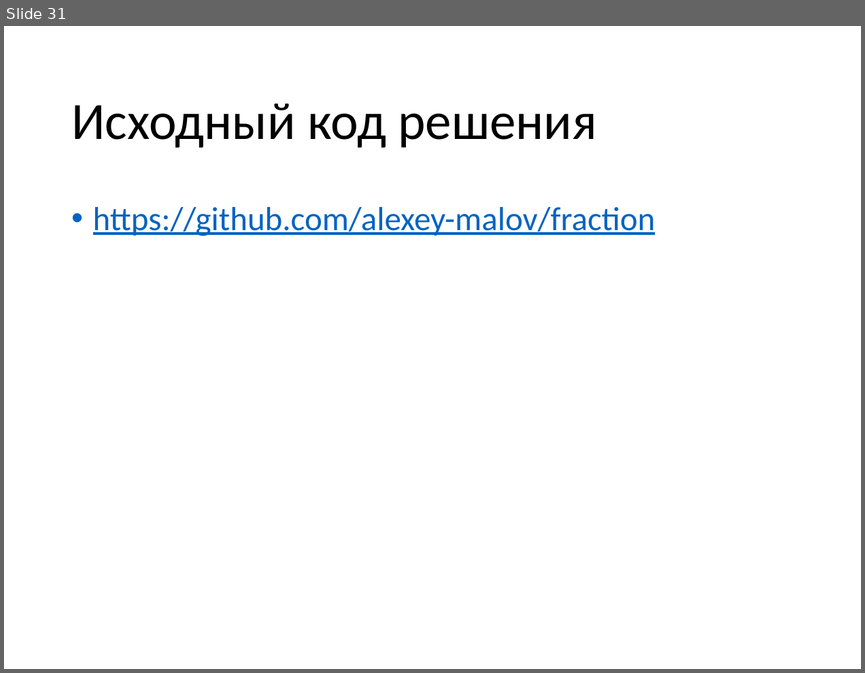
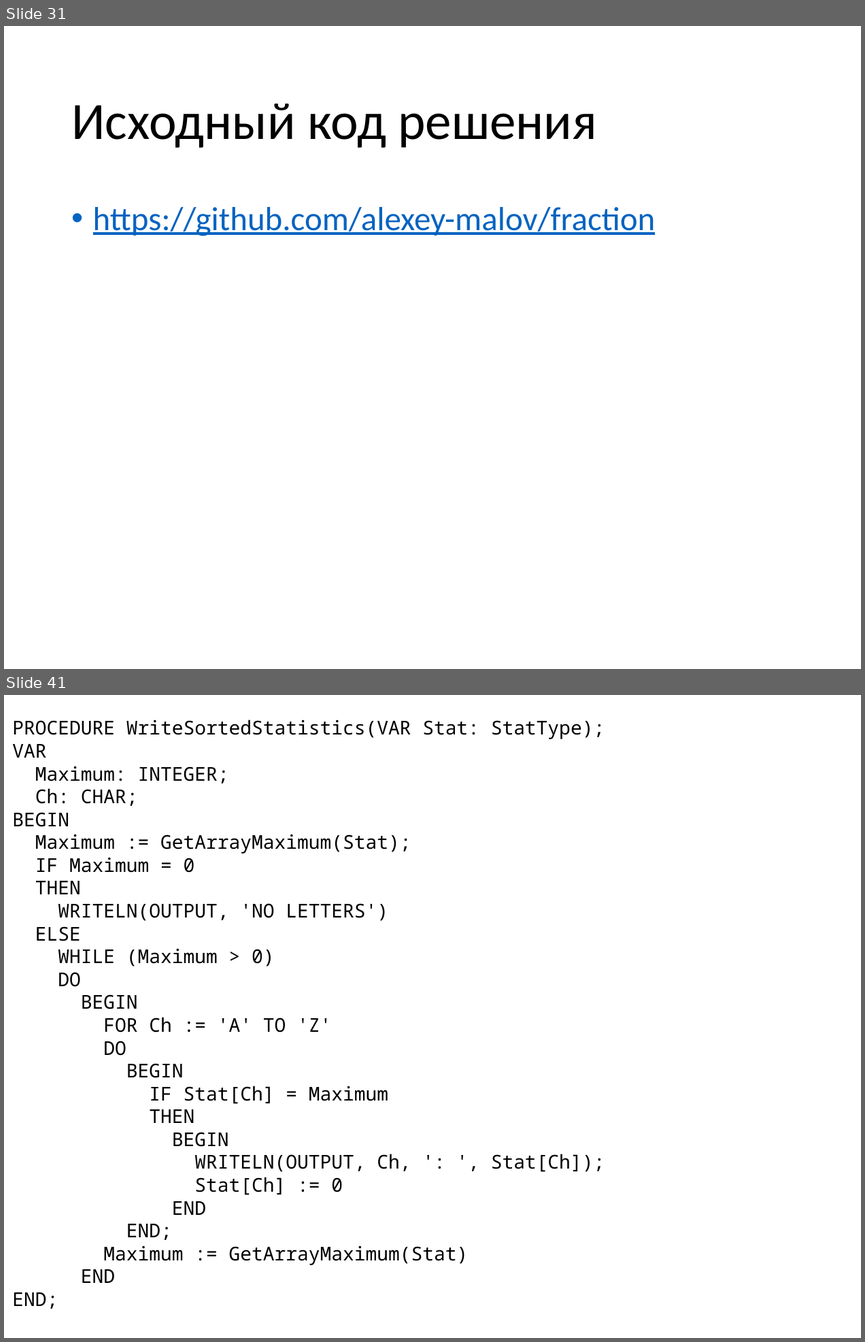
Before and after one commit to alexey-malov/fraction, a slide deck: Explanation.pptx. Shown one above the other, each under a label of ours: slide 31 before the commit, slides 31 and 41 after it; the slides between them are not shown. The pictures are 865x673 and 865x1342 pixels, drawn with LibreOffice and Linux fonts; fonts in the diff are those of the drawing. Boxes give left, top, right and bottom in pixels: in the first picture for what was removed or moved away, otherwise in the second. Text is boxed around its words. In the diff, an @@ line names an element or a change of style, - is before the commit and + after.

```diff
--- a/Explanation.pptx
+++ b/Explanation.pptx
@@ slide 41 added at (x1=4, y1=695, x2=861, y2=1338), background #FFFFFF @@
@@ text added at (x1=12, y1=719, x2=604, y2=1308), 16 pt, text #000000 @@
+PROCEDURE WriteSortedStatistics(VAR Stat: StatType);
+VAR
+Maximum: INTEGER;
+Ch: CHAR;
+BEGIN
+Maximum := GetArrayMaximum(Stat);
+IF Maximum = 0
+THEN
+WRITELN(OUTPUT, 'NO LETTERS')
+ELSE
+WHILE (Maximum > 0)
+DO
+BEGIN
+FOR Ch := 'A' TO 'Z'
+DO
+BEGIN
+IF Stat[Ch] = Maximum
+THEN
+BEGIN
+WRITELN(OUTPUT, Ch, ': ', Stat[Ch]);
+Stat[Ch] := 0
+END
+END;
+Maximum := GetArrayMaximum(Stat)
+END
+END;
```
Also in this commit, not shown: 1 slide changed, 10 other slides added.
